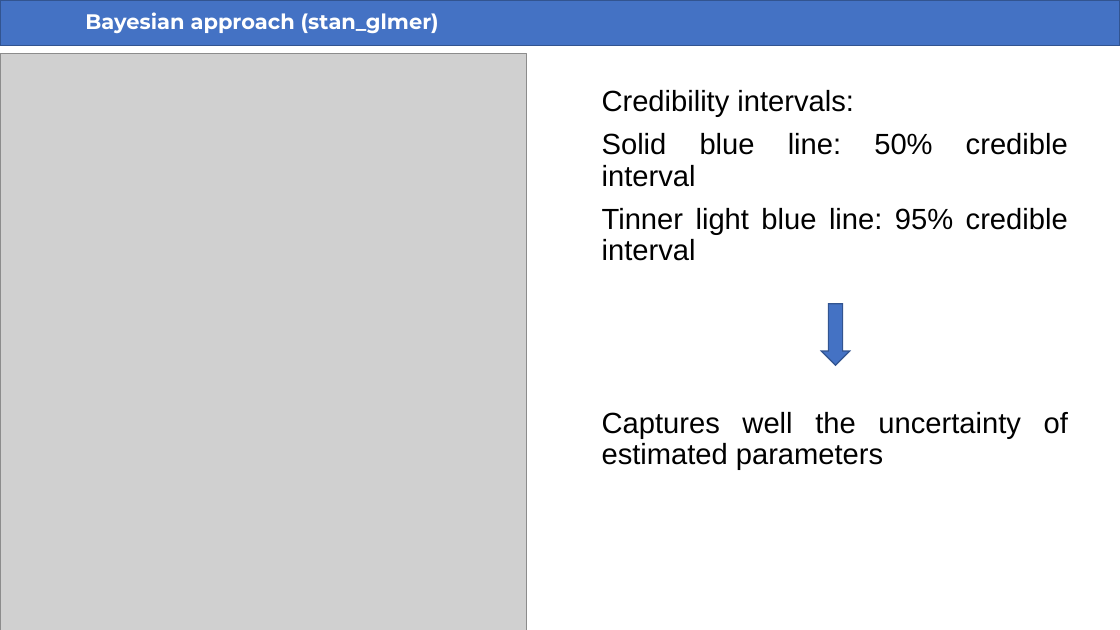
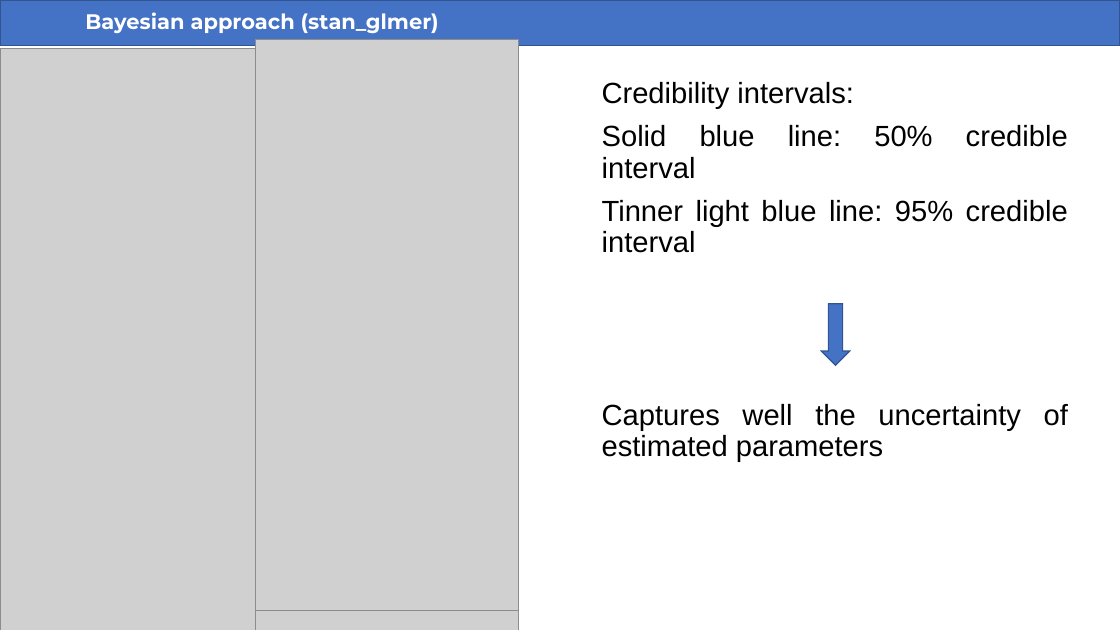
Before and after one commit to saraserafino/UVB-exposure-on-melanoma-mortality, a slide deck: slide 18 of UVB-exposure-on-melanoma-mortality.pptx. Drawn at 1120x630 pixels with LibreOffice and Linux fonts; fonts in the diff are those of the drawing; grey boxes stand for pictures. Boxes give left, top, right and bottom in pixels: in the first picture for what was removed or moved away, otherwise in the second. Text is boxed around its words. In the diff, an @@ line names an element or a change of style, - is before the commit and + after.

```diff
--- a/UVB-exposure-on-melanoma-mortality.pptx
+++ b/UVB-exposure-on-melanoma-mortality.pptx
@@ picture removed at [0,54,527,630] @@
@@ picture added at [0,49,256,630] @@
@@ picture added at [256,40,519,611] @@
@@ text "Credibility intervals:": place and size @@
-text "Credibility intervals:" at [602,90,1068,470]
+text "Credibility intervals:" at [602,82,1068,462]
@@ picture added at [256,611,519,630] @@
```
Also in this commit, not shown: 3 other slides changed, 1 slide added, 1 slide removed, 2 other files.
